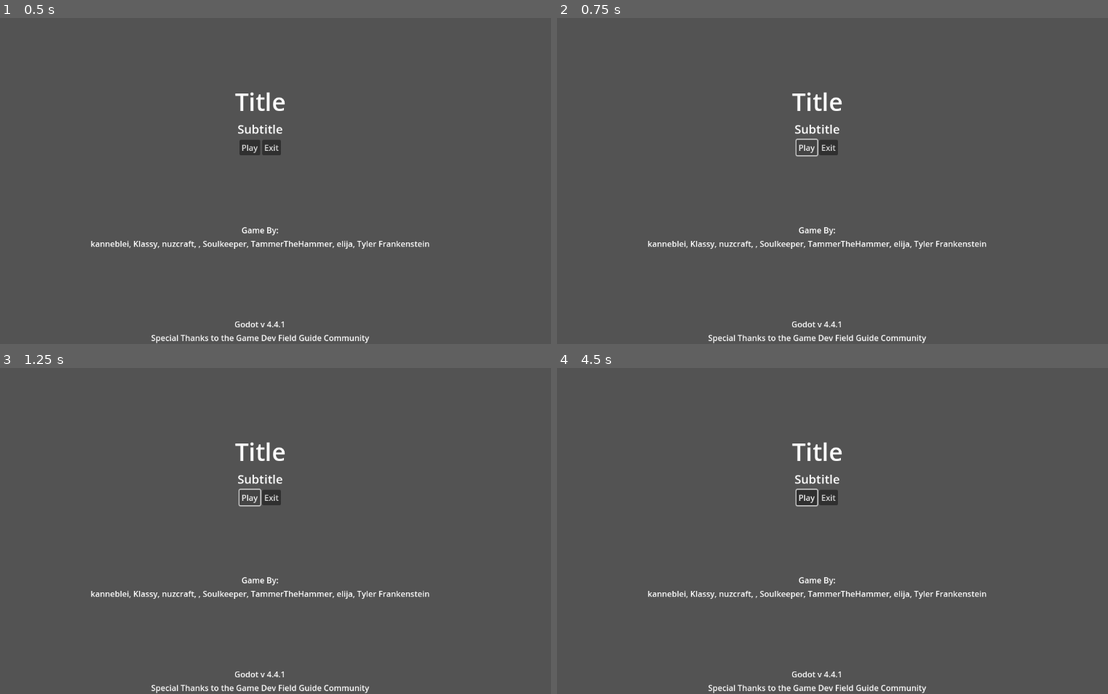
Above: before the commit, frames 1-4 (two rows, left to right).
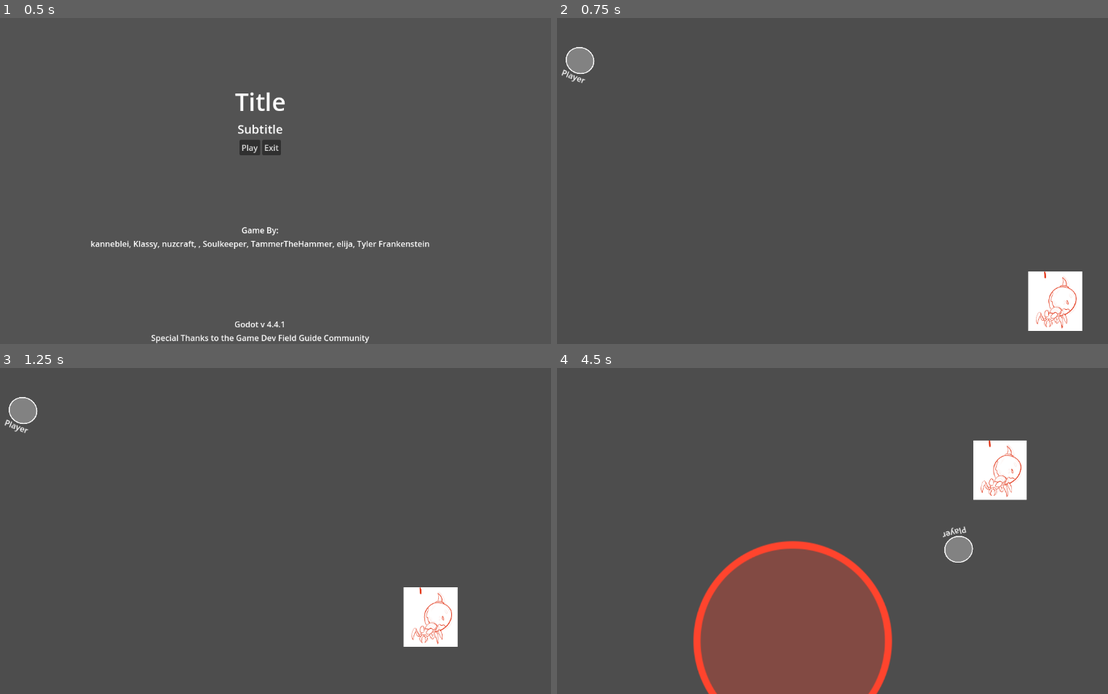
Above: after the commit, the same moments.

Repository: nuzcraft/gdfg-team-4
Game: Godot game, scene res://scenes/title.tscn
Same seed, same stepped clock (60 frames per second), same inputs: the game is played once before the commit and once after it.
Inputs (mouse positions are in pixels of both pictures, inside the frame that each line leads up to):
- Up to frame 1 (0.5 s): no input
- Up to frame 2 (0.75 s): click "Play" at 0.5 s
- Up to frame 3 (1.25 s): no input
- Up to frame 4 (4.5 s): click (804, 498) at 1.25 s, where only the run before the commit has a clickable "Play"; move the mouse to (942, 514) at 2.02 s; hold D (right, bound only after the commit) 2.03-2.78 s; move the mouse to (700, 547) at 2.77 s; hold S (down, bound only after the commit) 2.78-3.53 s; move the mouse to (876, 459) at 3.52 s; hold D (right, bound only after the commit) 3.53-4.28 s; move the mouse to (788, 596) at 4.27 s; hold W (up, bound only after the commit) from 4.28 s (still down)

Frame 1 is identical in both runs. In frame 2, 4.0% of the frame differs, in the area x 0-96%, y 8-100%; in frame 3, 3.9%; in frame 4, 18%, in the area x 16-86%, y 22-100%.

Commit message:
Prototype1_July5
This is my attempt at a very bare bones prototype. There is a player and four copies of a basic, exploding enemy. I ran out of time before the player got any attacks. I am not precious about this at all and want it to start getting ideas going. I tried to label everything so it will be easy to throw away later.

Diff:
--- /dev/null
+++ b/globals.gd
@@ -0,0 +1,11 @@
+extends Node
+
+
+var player_pos: Vector2
+var player_vulnerable: bool = true
+
+
+
+func player_invulnerable_timer():
+	await get_tree().create_timer(0.5).timeout
+	player_vulnerable = true
--- a/project.godot
+++ b/project.godot
@@ -15,6 +15,42 @@
 config/features=PackedStringArray("4.4", "GL Compatibility")
 config/icon="res://icon.svg"
 
+[autoload]
+
+Globals="*res://globals.gd"
+
+[input]
+
+left={
+"deadzone": 0.2,
+"events": [Object(InputEventKey,"resource_local_to_scene":false,"resource_name":"","device":-1,"window_id":0,"alt_pressed":false,"shift_pressed":false,"ctrl_pressed":false,"meta_pressed":false,"pressed":false,"keycode":0,"physical_keycode":65,"key_label":0,"unicode":97,"location":0,"echo":false,"script":null)
+, Object(InputEventKey,"resource_local_to_scene":false,"resource_name":"","device":-1,"window_id":0,"alt_pressed":false,"shift_pressed":false,"ctrl_pressed":false,"meta_pressed":false,"pressed":false,"keycode":0,"physical_keycode":4194319,"key_label":0,"unicode":0,"location":0,"echo":false,"script":null)
+]
+}
+right={
+"deadzone": 0.2,
+"events": [Object(InputEventKey,"resource_local_to_scene":false,"resource_name":"","device":-1,"window_id":0,"alt_pressed":false,"shift_pressed":false,"ctrl_pressed":false,"meta_pressed":false,"pressed":false,"keycode":0,"physical_keycode":68,"key_label":0,"unicode":100,"location":0,"echo":false,"script":null)
+, Object(InputEventKey,"resource_local_to_scene":false,"resource_name":"","device":-1,"window_id":0,"alt_pressed":false,"shift_pressed":false,"ctrl_pressed":false,"meta_pressed":false,"pressed":false,"keycode":0,"physical_keycode":4194321,"key_label":0,"unicode":0,"location":0,"echo":false,"script":null)
+]
+}
+up={
+"deadzone": 0.2,
+"events": [Object(InputEventKey,"resource_local_to_scene":false,"resource_name":"","device":-1,"window_id":0,"alt_pressed":false,"shift_pressed":false,"ctrl_pressed":false,"meta_pressed":false,"pressed":false,"keycode":0,"physical_keycode":87,"key_label":0,"unicode":119,"location":0,"echo":false,"script":null)
+, Object(InputEventKey,"resource_local_to_scene":false,"resource_name":"","device":-1,"window_id":0,"alt_pressed":false,"shift_pressed":false,"ctrl_pressed":false,"meta_pressed":false,"pressed":false,"keycode":0,"physical_keycode":4194320,"key_label":0,"unicode":0,"location":0,"echo":false,"script":null)
+]
+}
+down={
+"deadzone": 0.2,
+"events": [Object(InputEventKey,"resource_local_to_scene":false,"resource_name":"","device":-1,"window_id":0,"alt_pressed":false,"shift_pressed":false,"ctrl_pressed":false,"meta_pressed":false,"pressed":false,"keycode":0,"physical_keycode":83,"key_label":0,"unicode":115,"location":0,"echo":false,"script":null)
+, Object(InputEventKey,"resource_local_to_scene":false,"resource_name":"","device":-1,"window_id":0,"alt_pressed":false,"shift_pressed":false,"ctrl_pressed":false,"meta_pressed":false,"pressed":false,"keycode":0,"physical_keycode":4194322,"key_label":0,"unicode":0,"location":0,"echo":false,"script":null)
+]
+}
+
+[layer_names]
+
+2d_physics/layer_1="Player"
+2d_physics/layer_2="Enemies"
+
 [rendering]
 
 renderer/rendering_method="gl_compatibility"
--- /dev/null
+++ b/scenes/lava_aoe.tscn
@@ -0,0 +1,18 @@
+[gd_scene load_steps=3 format=3 uid="uid://c0obualjs4wyq"]
+
+[ext_resource type="Texture2D" uid="uid://bx4camf6v7d5j" path="res://PlaceholderAssets/ManaSpiritLayersHead.png" id="1_32bv6"]
+
+[sub_resource type="CircleShape2D" id="CircleShape2D_lqv5b"]
+radius = 198.0
+
+[node name="LavaAOE" type="Area2D"]
+
+[node name="CollisionShape2D" type="CollisionShape2D" parent="."]
+position = Vector2(0, -1)
+shape = SubResource("CircleShape2D_lqv5b")
+
+[node name="Sprite2D" type="Sprite2D" parent="."]
+modulate = Color(1, 0.266667, 0.176471, 1)
+position = Vector2(-0.500008, 3.5)
+scale = Vector2(1.37667, 1.49)
+texture = ExtResource("1_32bv6")
--- /dev/null
+++ b/scenes/proto_player.gd
@@ -0,0 +1,26 @@
+extends CharacterBody2D
+
+var can_shoot: bool = true
+var can_melee: bool = true
+
+
+@export var max_speed: int =500
+var speed: int = max_speed
+
+func _process(_delta):
+	#input
+	var direction = Input.get_vector("left", "right", "up", "down")
+	velocity = direction * speed
+	move_and_slide()
+	Globals.player_pos = global_position
+
+	look_at(get_global_mouse_position())
+	var playerDirection = (get_global_mouse_position() - position).normalized()
+
+	#Range attack input
+	#if Input.is_action_pressed("primaryAction") and can_shoot:
+	#	pass
+
+	#Melee attack input
+	#if Input.is_action_pressed("secondaryAction") and can_melee:
+	#	pass
--- /dev/null
+++ b/scenes/prototype_01.gd
@@ -0,0 +1,11 @@
+extends Node2D
+
+var lava_aoe_scene = preload("res://scenes/lava_aoe.tscn")
+
+func create_lava_aoe(pos):
+	var aoe = lava_aoe_scene.instantiate() as Area2D
+	aoe.position = pos
+	$AOEs.add_child(aoe)
+
+func _on_proto_lava_ant_lava_aoe(pos):
+	create_lava_aoe(pos)
--- /dev/null
+++ b/scenes/prototype_01.tscn
@@ -0,0 +1,59 @@
+[gd_scene load_steps=7 format=3 uid="uid://br30g2mugrs33"]
+
+[ext_resource type="Script" uid="uid://bplv08s5b0u13" path="res://scenes/proto_player.gd" id="1_ecofb"]
+[ext_resource type="Script" uid="uid://dr7n2hwpha2r" path="res://scenes/prototype_01.gd" id="1_yv8a0"]
+[ext_resource type="Texture2D" uid="uid://bx4camf6v7d5j" path="res://PlaceholderAssets/ManaSpiritLayersHead.png" id="2_2lahl"]
+[ext_resource type="PackedScene" uid="uid://d1mr1jwoop6vc" path="res://scenes/prototype_lava_ant.tscn" id="3_2lahl"]
+[ext_resource type="PackedScene" uid="uid://c0obualjs4wyq" path="res://scenes/lava_aoe.tscn" id="4_1abal"]
+
+[sub_resource type="CircleShape2D" id="CircleShape2D_1abal"]
+radius = 28.1603
+
+[node name="Prototype01" type="Node2D"]
+script = ExtResource("1_yv8a0")
+
+[node name="ProtoPlayer" type="CharacterBody2D" parent="."]
+position = Vector2(106, 85)
+script = ExtResource("1_ecofb")
+
+[node name="CollisionShape2D" type="CollisionShape2D" parent="ProtoPlayer"]
+shape = SubResource("CircleShape2D_1abal")
+
+[node name="ShootTimer" type="Timer" parent="ProtoPlayer"]
+
+[node name="MeleeAttackTimer" type="Timer" parent="ProtoPlayer"]
+
+[node name="Sprite2D" type="Sprite2D" parent="ProtoPlayer"]
+position = Vector2(-5.96046e-07, 0.5)
+scale = Vector2(0.2, 0.2)
+texture = ExtResource("2_2lahl")
+
+[node name="Label" type="Label" parent="ProtoPlayer"]
+offset_left = -53.0
+offset_top = 22.0
+offset_right = 52.0
+offset_bottom = 57.0
+text = "Player"
+horizontal_alignment = 1
+
+[node name="ProtoLavaAnt" parent="." instance=ExtResource("3_2lahl")]
+position = Vector2(1092, 586)
+
+[node name="LavaAOE" parent="." instance=ExtResource("4_1abal")]
+position = Vector2(501, -439)
+
+[node name="ProtoLavaAnt2" parent="." instance=ExtResource("3_2lahl")]
+position = Vector2(1950, -249)
+
+[node name="ProtoLavaAnt3" parent="." instance=ExtResource("3_2lahl")]
+position = Vector2(2780, 841)
+
+[node name="ProtoLavaAnt4" parent="." instance=ExtResource("3_2lahl")]
+position = Vector2(2539, 2168)
+
+[node name="AOEs" type="Node2D" parent="."]
+
+[connection signal="lava_aoe" from="ProtoLavaAnt" to="." method="_on_proto_lava_ant_lava_aoe"]
+[connection signal="lava_aoe" from="ProtoLavaAnt2" to="." method="_on_proto_lava_ant_lava_aoe"]
+[connection signal="lava_aoe" from="ProtoLavaAnt3" to="." method="_on_proto_lava_ant_lava_aoe"]
+[connection signal="lava_aoe" from="ProtoLavaAnt4" to="." method="_on_proto_lava_ant_lava_aoe"]
--- /dev/null
+++ b/scenes/prototype_lava_ant.gd
@@ -0,0 +1,52 @@
+extends CharacterBody2D
+
+var speed: int = 300
+var vulnerable: bool = true
+var player_near: bool = false
+
+var health = 20
+
+signal lava_aoe
+
+func hit():
+	if vulnerable:
+		vulnerable = false
+		$HitTimer.start()
+		health -= 10
+	if health <= 0:
+		summon_lava_aoe()
+		await  get_tree().create_timer(0.4).timeout
+		queue_free()
+
+func _process(delta):
+	if player_near:
+		speed = 200
+	else :
+		speed = 300
+	var direction = (Globals.player_pos - position).normalized()
+	velocity = direction * speed
+	move_and_slide()
+
+
+func _on_attack_area_2d_body_entered(body):
+	player_near = true
+	$ExplodeTimer.start()
+	print(body)
+
+
+func _on_attack_area_2d_body_exited(_body):
+	player_near =  false
+
+func explode():
+	summon_lava_aoe()
+	await  get_tree().create_timer(0.4).timeout
+	queue_free()
+
+
+func _on_explode_timer_timeout():
+	if player_near:
+		explode()
+
+func summon_lava_aoe():
+	lava_aoe.emit(position)
+	print("sent lava signal")
--- /dev/null
+++ b/scenes/prototype_lava_ant.tscn
@@ -0,0 +1,36 @@
+[gd_scene load_steps=5 format=3 uid="uid://d1mr1jwoop6vc"]
+
+[ext_resource type="Script" uid="uid://d13keqcgktvc4" path="res://scenes/prototype_lava_ant.gd" id="1_1ih35"]
+[ext_resource type="Texture2D" uid="uid://d2d6cw5cwmqnm" path="res://PlaceholderAssets/KlassySketchLavaAnt.png" id="1_k3mtl"]
+
+[sub_resource type="RectangleShape2D" id="RectangleShape2D_1ih35"]
+size = Vector2(104, 117)
+
+[sub_resource type="CircleShape2D" id="CircleShape2D_54yyh"]
+radius = 200.212
+
+[node name="ProtoLavaAnt" type="CharacterBody2D"]
+collision_layer = 2
+script = ExtResource("1_1ih35")
+
+[node name="Sprite2D" type="Sprite2D" parent="."]
+scale = Vector2(0.2, 0.2)
+texture = ExtResource("1_k3mtl")
+
+[node name="CollisionShape2D" type="CollisionShape2D" parent="."]
+position = Vector2(0, 0.5)
+shape = SubResource("RectangleShape2D_1ih35")
+
+[node name="AttackArea2D" type="Area2D" parent="."]
+collision_layer = 2
+
+[node name="CollisionShape2D" type="CollisionShape2D" parent="AttackArea2D"]
+shape = SubResource("CircleShape2D_54yyh")
+
+[node name="ExplodeTimer" type="Timer" parent="."]
+
+[node name="HitTimer" type="Timer" parent="."]
+
+[connection signal="body_entered" from="AttackArea2D" to="." method="_on_attack_area_2d_body_entered"]
+[connection signal="body_exited" from="AttackArea2D" to="." method="_on_attack_area_2d_body_exited"]
+[connection signal="timeout" from="ExplodeTimer" to="." method="_on_explode_timer_timeout"]
--- a/scenes/title.gd
+++ b/scenes/title.gd
@@ -5,3 +5,7 @@
 func _ready() -> void:
 	var version = Engine.get_version_info()
 	godot_label.text = "Godot v " + str(version.major) + "." + str(version.minor) + "." + str(version.patch)
+
+
+func _on_play_button_pressed():
+	get_tree().change_scene_to_file("res://scenes/prototype_01.tscn")
--- a/scenes/title.tscn
+++ b/scenes/title.tscn
@@ -91,3 +91,5 @@
 layout_mode = 2
 text = "Special Thanks to the Game Dev Field Guide Community"
 horizontal_alignment = 1
+
+[connection signal="pressed" from="VBoxContainer/CenterContainer/VBoxContainer/HBoxContainer/PlayButton" to="." method="_on_play_button_pressed"]
Binary file added: PlaceholderAssets/FadedStarburst.png
Not shown, added: PlaceholderAssets/FadedStarburst.png.import
Binary file added: PlaceholderAssets/KlassySketchLavaAnt.png
Not shown, added: PlaceholderAssets/KlassySketchLavaAnt.png.import
Binary file added: PlaceholderAssets/MagicDagger1.png
Not shown, added: PlaceholderAssets/MagicDagger1.png.import
Binary file added: PlaceholderAssets/ManaSpiritLayersHead.png
Not shown, added: PlaceholderAssets/ManaSpiritLayersHead.png.import
Binary file added: PlaceholderAssets/UICircle.png
Not shown, added: PlaceholderAssets/UICircle.png.import
Not shown, added: globals.gd.uid
Not shown, added: scenes/proto_player.gd.uid
(and 2 more such lines)
